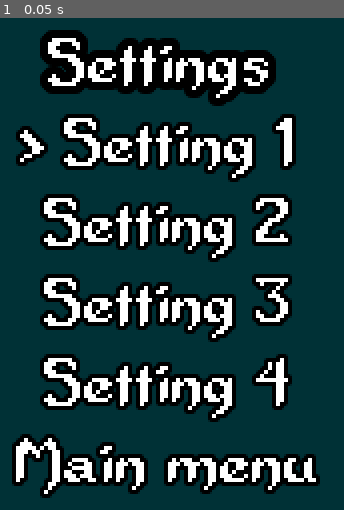
Above: before the commit, frame 1.
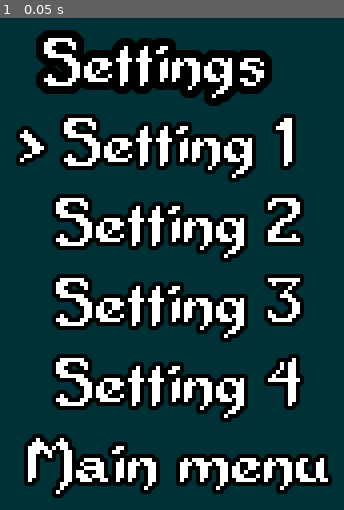
Above: after the commit, the same moment.

Repository: OortCloud42/abyssians
Game: Godot game, scene res://Settings.tscn
Same seed, same stepped clock (60 frames per second), same inputs: the game is played once before the commit and once after it. This scene is started directly instead of the project's main scene.
Inputs:
- Up to frame 1 (0.05 s): no input

The runs differ from the first frame. In frame 1, 21% of the frame differs, in the area x 3-97%, y 2-98%.

Commit message:
Repaired settings screen bug

Diff:
--- a/src/Settings.tscn
+++ b/src/Settings.tscn
@@ -74,6 +74,7 @@
 [node name="selector" type="Label" parent="SettingsMenu/CenterContainer/VBoxContainer/CenterContainer2/VBoxContainer/CenterContainer/HBoxContainer"]
 margin_right = 7.0
 margin_bottom = 16.0
+rect_min_size = Vector2( 7, 0 )
 custom_fonts/font = ExtResource( 2 )
 text = ">"
 
@@ -97,6 +98,7 @@
 [node name="selector" type="Label" parent="SettingsMenu/CenterContainer/VBoxContainer/CenterContainer2/VBoxContainer/CenterContainer2/HBoxContainer"]
 margin_right = 7.0
 margin_bottom = 16.0
+rect_min_size = Vector2( 7, 0 )
 custom_fonts/font = ExtResource( 2 )
 text = ">"
 
@@ -120,6 +122,7 @@
 [node name="selector" type="Label" parent="SettingsMenu/CenterContainer/VBoxContainer/CenterContainer2/VBoxContainer/CenterContainer3/HBoxContainer"]
 margin_right = 7.0
 margin_bottom = 16.0
+rect_min_size = Vector2( 7, 0 )
 custom_fonts/font = ExtResource( 2 )
 text = ">"
 
@@ -143,6 +146,7 @@
 [node name="selector" type="Label" parent="SettingsMenu/CenterContainer/VBoxContainer/CenterContainer2/VBoxContainer/CenterContainer4/HBoxContainer"]
 margin_right = 7.0
 margin_bottom = 16.0
+rect_min_size = Vector2( 7, 0 )
 custom_fonts/font = ExtResource( 2 )
 text = ">"
 
@@ -165,6 +169,7 @@
 [node name="selector" type="Label" parent="SettingsMenu/CenterContainer/VBoxContainer/CenterContainer2/VBoxContainer/CenterContainer5/HBoxContainer"]
 margin_right = 7.0
 margin_bottom = 16.0
+rect_min_size = Vector2( 7, 0 )
 custom_fonts/font = ExtResource( 2 )
 text = ">"
 
